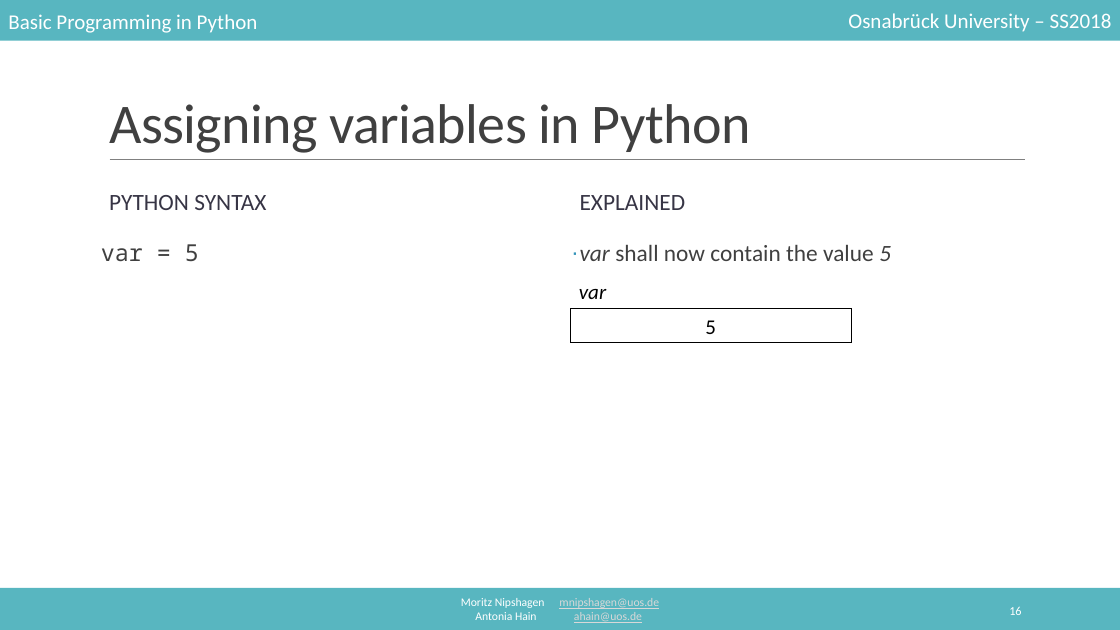
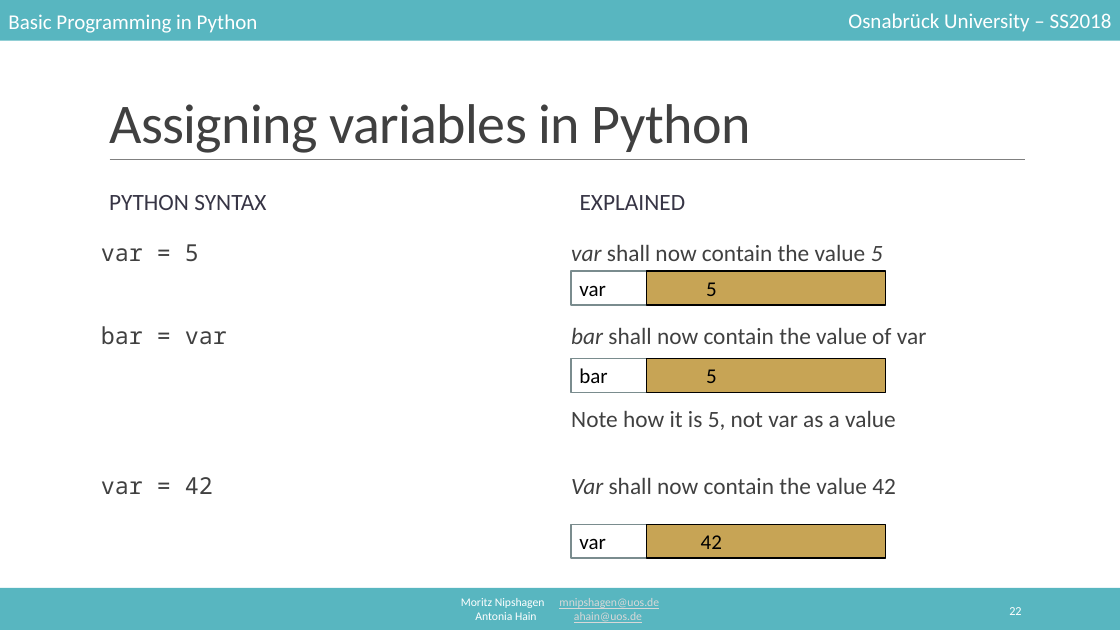
Before and after one commit to mnipshagen/monty, a slide deck: slide 22 of 2018/02/Syntax_and_variables.pptx (slide 16 before the commit). Drawn at 1120x630 pixels with LibreOffice and Linux fonts; fonts in the diff are those of the drawing. Boxes give left, top, right and bottom in pixels: in the first picture for what was removed or moved away, otherwise in the second. Text is boxed around its words. In the diff, an @@ line names an element or a change of style, - is before the commit and + after.

Commit message:
added some stuff

```diff
--- a/2018/02/Syntax_and_variables.pptx
+++ b/2018/02/Syntax_and_variables.pptx
@@ text at (571,245,883,261): bullet · to none @@
@@ rectangle "var": place and size @@
-rectangle "var" at (579,289,606,299)
+rectangle "var" at (571,271,647,305)
@@ rectangle "var" at (571,271,647,305): italic off; fill none to #FFFFFF; outline none to #7A8C8E 1.25 pt @@
@@ text "5": place and size @@
-text "5" at (571,309,851,343)
+text "5" at (706,282,717,296)
@@ text "5" at (706,282,717,296): outline #000000 0.75 pt to none @@
@@ rectangle added at (647,271,886,305), fill #C7A455, outline #000000 1.25 pt @@
@@ text at (101,326,227,494): paragraphs added @@
+bar = var
+var = 42
@@ text at (571,328,927,494): paragraphs added @@
+bar shall now contain the value of var
+Note how it is 5, not var as a value
+Var shall now contain the value 42
@@ rectangle added at (571,359,647,392), fill #FFFFFF, outline #7A8C8E 1.25 pt, 18 pt, text #000000 @@
+bar
@@ rectangle added at (647,359,886,392), fill #C7A455, outline #000000 1.25 pt @@
@@ text added at (706,369,717,383), 18 pt, text #000000 @@
+5
@@ rectangle added at (571,524,647,558), fill #FFFFFF, outline #7A8C8E 1.25 pt, 18 pt, text #000000 @@
+var
@@ rectangle added at (647,524,886,558), fill #C7A455, outline #000000 1.25 pt @@
@@ text added at (701,535,722,549), 18 pt, text #000000 @@
+42
@@ page number at (1009,607,1021,615): text changed @@
-16
+22
```
Also in this commit, not shown: 7 other slides changed, 12 slides added, 2 slides removed.
